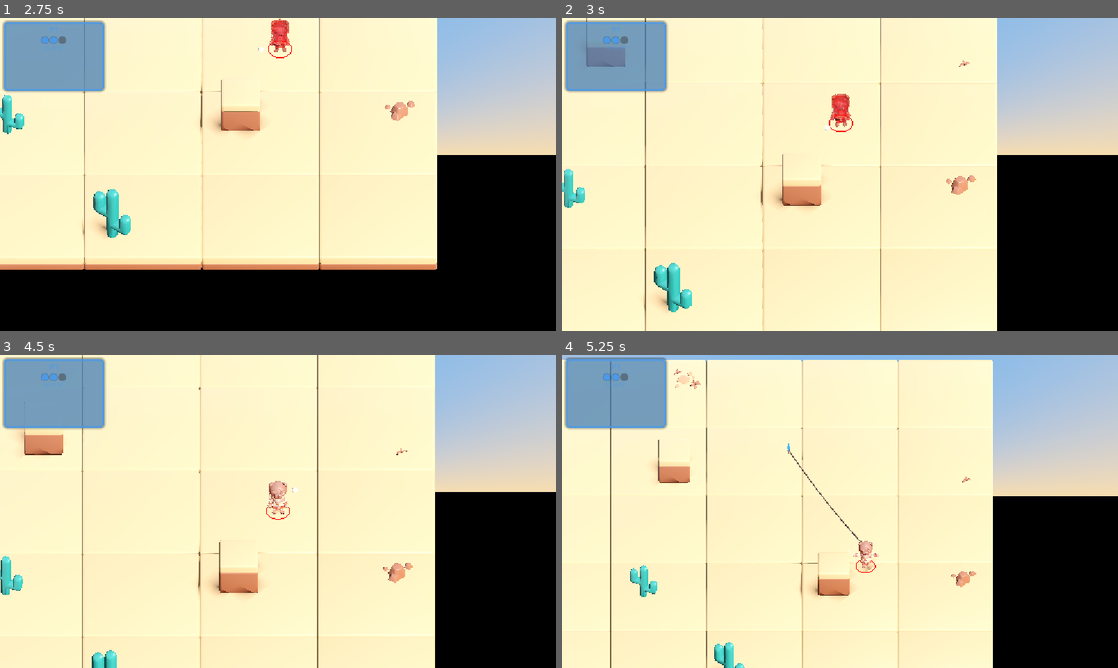
Above: before the commit, frames 1-4 (two rows, left to right).
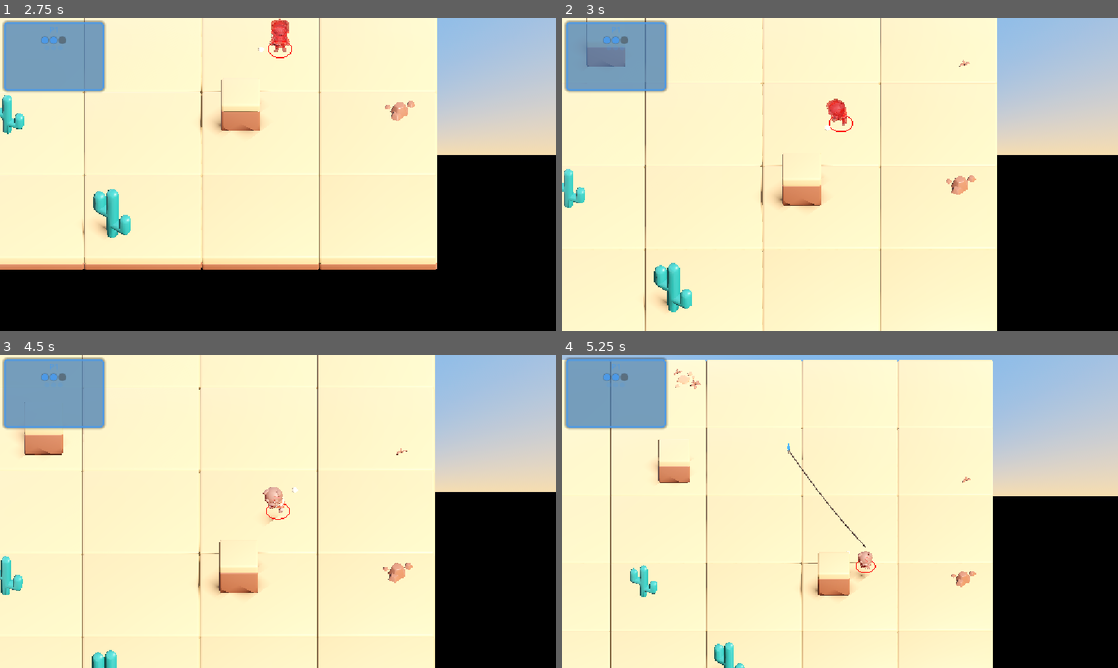
Above: after the commit, the same moments.

Repository: haotsai101/ropedart-arena
Game: Godot game, scene res://tests/test_player_map_boundary.tscn
Same seed, same stepped clock (60 frames per second), same inputs: the game is played once before the commit and once after it. This scene is started directly instead of the project's main scene.
Inputs (mouse positions are in pixels of both pictures, inside the frame that each line leads up to):
- Up to frame 1 (2.75 s): tap Enter (ui_accept) at 0.5, 0.77, 2 s; move the mouse to (250, 237) at 0.52 s; hold Up (ui_up) 0.53-1.25 s; tap B at 0.6 s; click (250, 237) at 0.67 s; drag from (444, 221) to (250, 237) at 1.27 s; move the mouse to (111, 127) at 2.02 s; hold Left (ui_left) from 2.03 s (still down); tap R at 2.1 s
- Up to frame 2 (3 s): release Left (ui_left) at 2.75 s; drag from (867, 174) to (673, 127) at 2.77 s
- Up to frame 3 (4.5 s): move the mouse to (194, 433) at 3.52 s; hold Down (ui_down) 3.53-4.25 s; tap Backspace at 3.6 s; tap Enter (ui_accept) at 3.77 s; drag from (400, 495) to (194, 433) at 4.27 s
- Up to frame 4 (5.25 s): move the mouse to (728, 527) at 5.02 s; hold Up (ui_up) from 5.03 s (still down); hold Shift from 5.03 s (still down); click (728, 527) at 5.17 s

Frame 1 is identical in both runs. In frame 2, 0.3% of the frame differs, in the area x 47-52%, y 24-35%; in frame 3, 0.3%, in the area x 47-52%, y 40-54%; in frame 4, 0.3%.

Commit message:
feat: play a windup stance while charging, hand off to throw on release
Retargeted a 5th clip (Sword_Idle, a bladed-weapon ready stance) from
UAL1_Standard onto combat_moves.glb via the same Blender pipeline as
the other 4 combat clips. Played on loop for the duration of
_is_charging (same explicit-flag-driven override pattern as recall's
"Push", since it's a looping clip and needs its own end condition
rather than relying on AnimationPlayer.is_playing() going false).
_is_charging is already cleared the instant _throw() fires on release,
which already plays the one-shot "Spell_Simple_Shoot" throw clip, so
the hand-off from windup to throw happens in the same frame the button
is released with no extra state needed.

Note: bots call _throw() directly and never set _is_charging, so this
path is only exercised by a human player holding the throw button --
verified the merged animation library resolves "Sword_Idle" correctly
with LOOP_LINEAR set, but the actual charging-to-throw visual handoff
needs a manual playtest (no input-injection available here to trigger
a held throw button).

Co-Authored-By: Claude Sonnet 5 <noreply@anthropic.com>
Claude-Session: https://claude.ai/code/session_019aCxs6gZU2bEG9ijQUiYXu

Diff:
--- a/scripts/player.gd
+++ b/scripts/player.gd
@@ -281,7 +281,7 @@
 ## the last frame instead of cycling. One-shot clips (Death/Hit/Throw/
 ## Jump_*/etc.) are deliberately NOT in this list — those should play once.
 const LOOPING_CLIPS: Array[String] = [
-	"Idle_A", "Idle_B", "Walking_A", "Walking_B", "Walking_C", "Running_A", "Running_B",
+	"Idle_A", "Idle_B", "Walking_A", "Walking_B", "Walking_C", "Running_A", "Running_B", "Sword_Idle",
 ]
 
 ## One-shot action clips triggered from gameplay code (throw/slash/kick) --
@@ -466,13 +466,19 @@
 	# (dash-excluded) is_moving state used for Walk/Idle and the procedural bob.
 	# A one-shot action clip (throw/slash/kick) gets to finish playing first --
 	# otherwise this per-frame selection would stomp it within a single frame
-	# of it starting, since nothing here else calls _play_anim(). Recall is a
-	# separate override since "Push" is a looping clip -- is_playing() never
-	# goes false on its own, so it needs the explicit _is_recalling flag
-	# (cleared in _on_dart_returned()) as its end condition instead.
+	# of it starting, since nothing here else calls _play_anim(). Recall and
+	# charging are separate overrides since "Push"/"Sword_Idle" are looping
+	# clips -- is_playing() never goes false on its own, so each needs its
+	# own explicit flag as an end condition instead: _is_recalling (cleared
+	# in _on_dart_returned()) and _is_charging (cleared on throw_just_released
+	# in the throw/charge block below, right as _throw() fires and plays the
+	# one-shot "Spell_Simple_Shoot" -- so charging's "Sword_Idle" hand-wind-up
+	# hands off to the throw clip in the same frame the button is released).
 	var action_playing: bool = _anim_player != null and _current_anim in ONE_SHOT_ACTION_CLIPS and _anim_player.is_playing()
 	if _is_recalling:
 		_play_anim("Push")
+	elif _is_charging:
+		_play_anim("Sword_Idle")
 	elif action_playing:
 		pass
 	elif _is_dashing:
Binary file changed: assets/animations/combat_moves.glb
